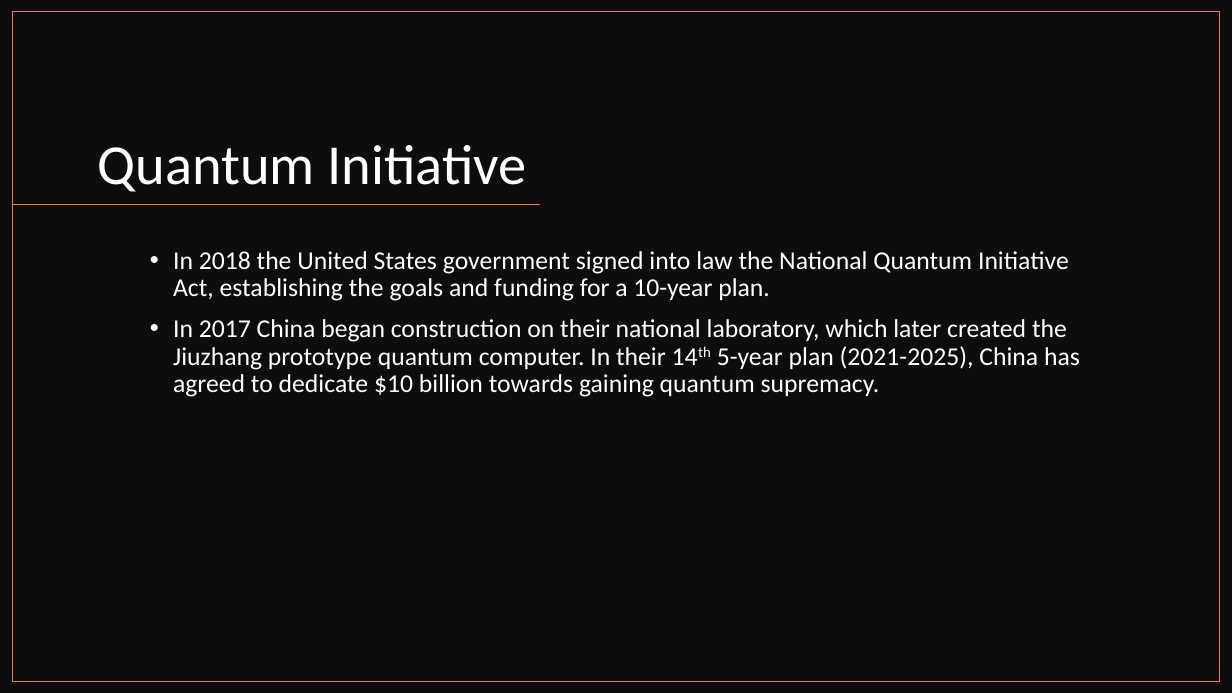
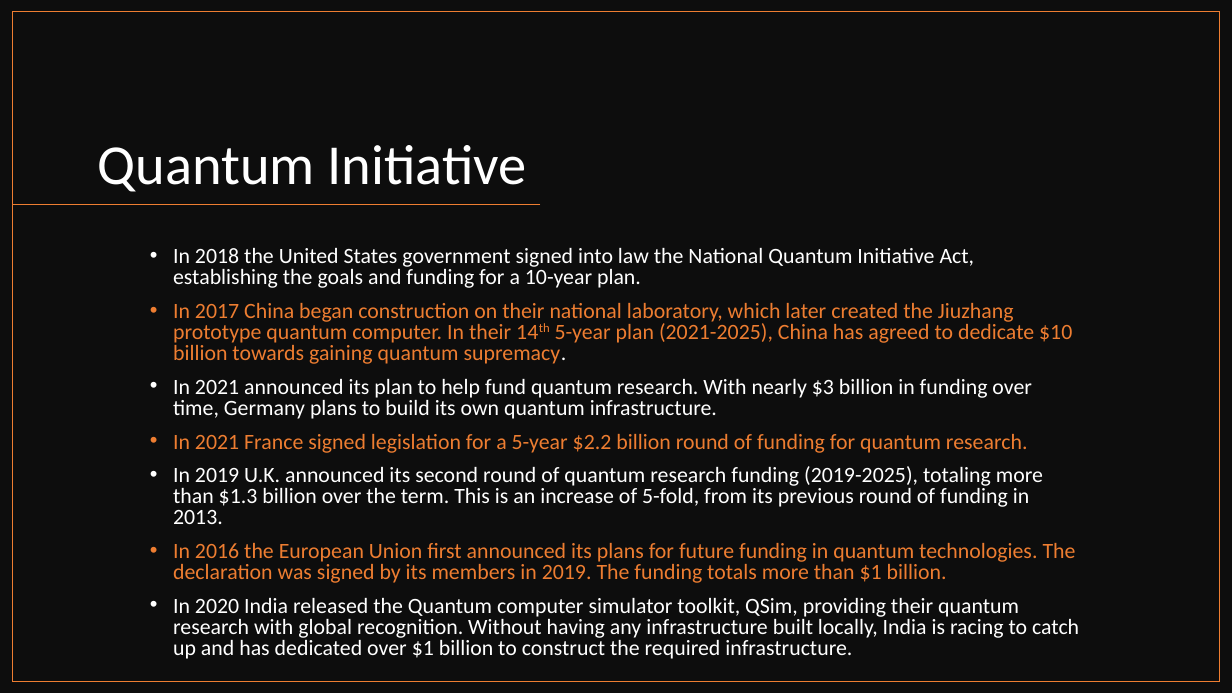
Before and after one commit to CIDS-484-Spring-2022/Quantum-Computing, a slide deck: slide 10 of Quantum PP.pptx. Drawn at 1232x693 pixels with LibreOffice and Linux fonts; fonts in the diff are those of the drawing. Boxes give left, top, right and bottom in pixels: in the first picture for what was removed or moved away, otherwise in the second. Text is boxed around its words. In the diff, an @@ line names an element or a change of style, - is before the commit and + after.

```diff
--- a/Quantum PP.pptx
+++ b/Quantum PP.pptx
@@ text at [173, 248, 1072, 364]: size 20 to 17 pt in "In 2018 the United States government signed ...", "In 2017 China began construction on their ..."; text colour #FFFFFF to #ED7D31 in "In 2017 China began construction on their ..."; line spacing 0.9 to 0.8 @@
@@ text at [173, 379, 1079, 659]: paragraphs added @@
+• In 2021 announced its plan to help fund quantum research. With nearly $3 billion in funding over time, Germany plans to build its own quantum infrastructure.
+• In 2021 France signed legislation for a 5-year $2.2 billion round of funding for quantum research.
+• In 2019 U.K. announced its second round of quantum research funding (2019-2025), totaling more than $1.3 billion over the term. This is an increase of 5-fold, from its previous round of funding in 2013.
+• In 2016 the European Union first announced its plans for future funding in quantum technologies. The declaration was signed by its members in 2019. The funding totals more than $1 billion.
+• In 2020 India released the Quantum computer simulator toolkit, QSim, providing their quantum research with global recognition. Without having any infrastructure built locally, India is racing to catch up and has dedicated over $1 billion to construct the required infrastructure.
```
Also in this commit, not shown: 5 other slides changed, 7 slides added, 4 slides removed, 1 other file.
